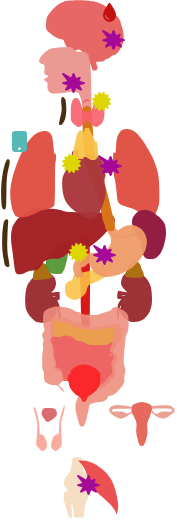
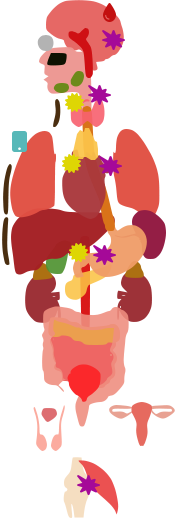
The second 177×525 image is a revision of the first. Changes to its layers:
pixels changed over [1, 0, 175, 518] (layer not identified)
